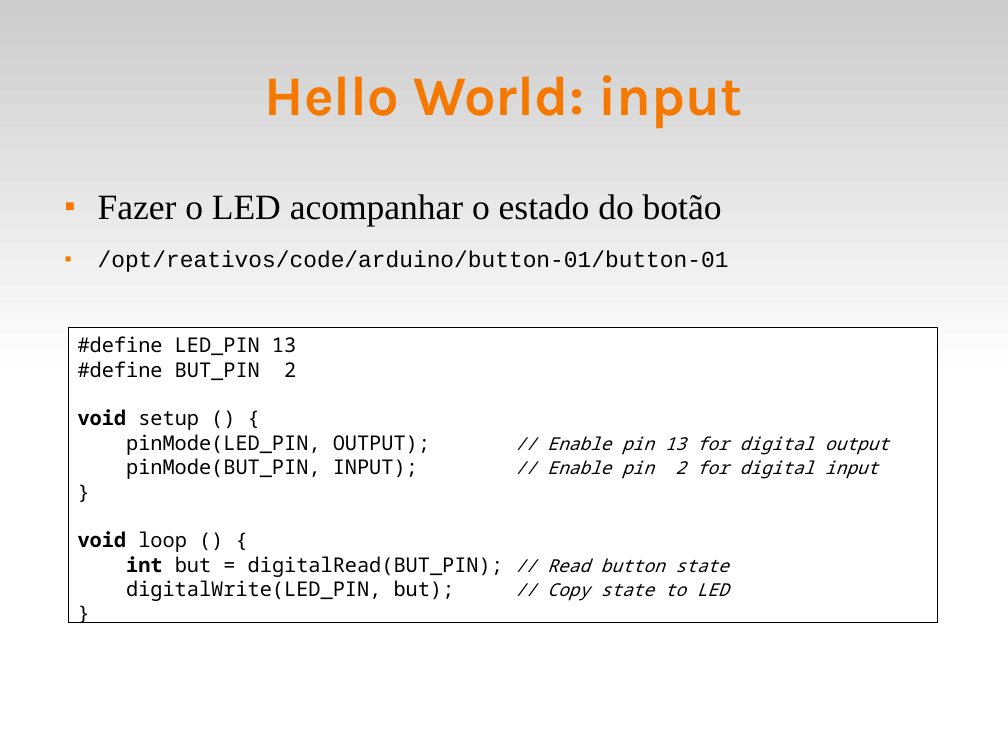
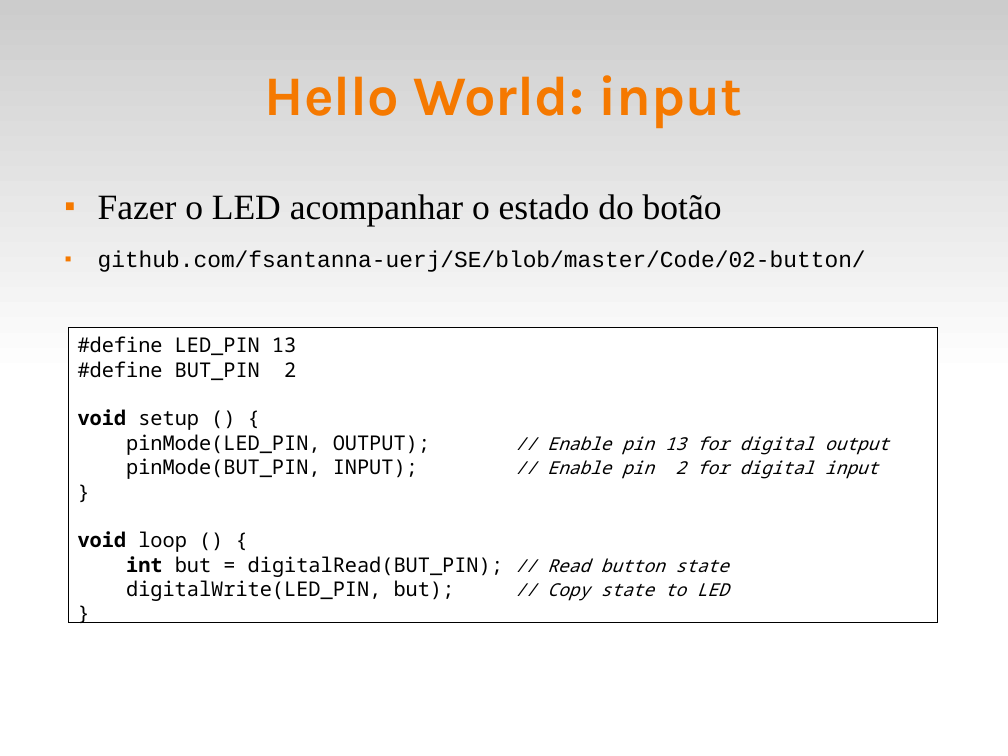
Before and after one commit to fsantanna-uerj/SE, a slide deck: slide 7 of Slides/se-01-arduino.odp (slide 9 before the commit). Drawn at 1008x756 pixels with LibreOffice and Linux fonts; fonts in the diff are those of the drawing. Boxes give left, top, right and bottom in pixels: in the first picture for what was removed or moved away, otherwise in the second. Text is boxed around its words. In the diff, an @@ line names an element or a change of style, - is before the commit and + after.

```diff
--- a/Slides/se-01-arduino.odp
+++ b/Slides/se-01-arduino.odp
@@ text at [98, 251, 866, 272]: text changed @@
-■ /opt/reativos/code/arduino/button-01/button-01
+■ github.com/fsantanna-uerj/SE/blob/master/Code/02-button/
```
Also in this commit, not shown: 3 other slides changed, 7 slides removed, 3 other files.
